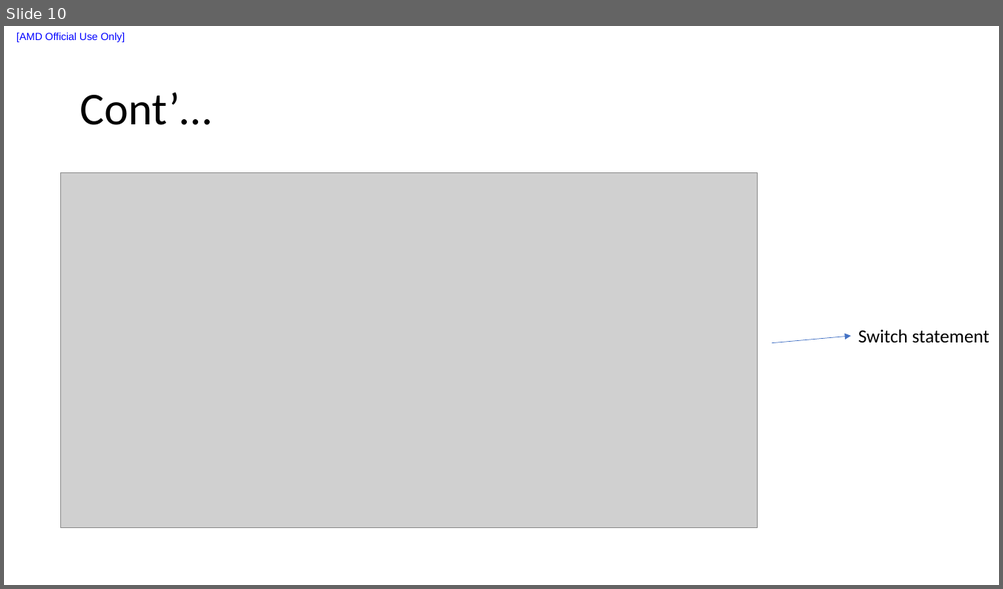
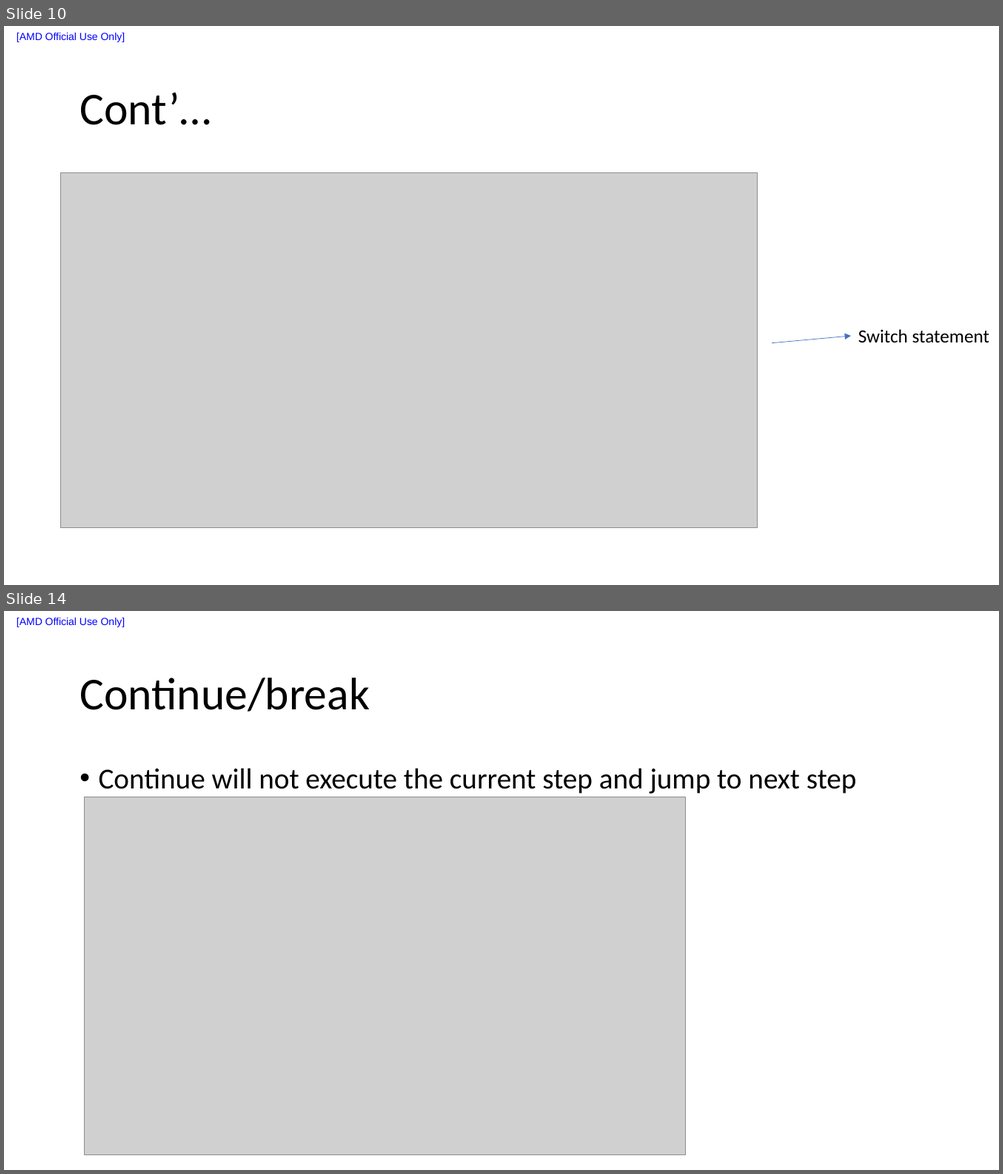
Before and after one commit to liuxu-github-ui/Java, a slide deck: Youtube_tutorial/Notes.pptx. Shown one above the other, each under a label of ours: slide 10 before the commit, slides 10 and 14 after it; the slides between them are not shown. The pictures are 1003x589 and 1003x1174 pixels, drawn with LibreOffice and Linux fonts; fonts in the diff are those of the drawing; grey boxes stand for pictures. Boxes give left, top, right and bottom in pixels: in the first picture for what was removed or moved away, otherwise in the second. Text is boxed around its words. In the diff, an @@ line names an element or a change of style, - is before the commit and + after.

```diff
--- a/Youtube_tutorial/Notes.pptx
+++ b/Youtube_tutorial/Notes.pptx
@@ slide 14 added at (4, 611, 999, 1170), background #FFFFFF; not listed: 1 template element that a slide beside it also shows @@
@@ title added at (79, 678, 370, 712), 44 pt, text #000000 @@
+Continue/break
@@ text added at (99, 768, 856, 794), 28 pt, text #000000 @@
+• Continue will not execute the current step and jump to next step
@@ picture added at (85, 797, 686, 1156) @@
```
Also in this commit, not shown: 12 other slides added, 2 other files.
